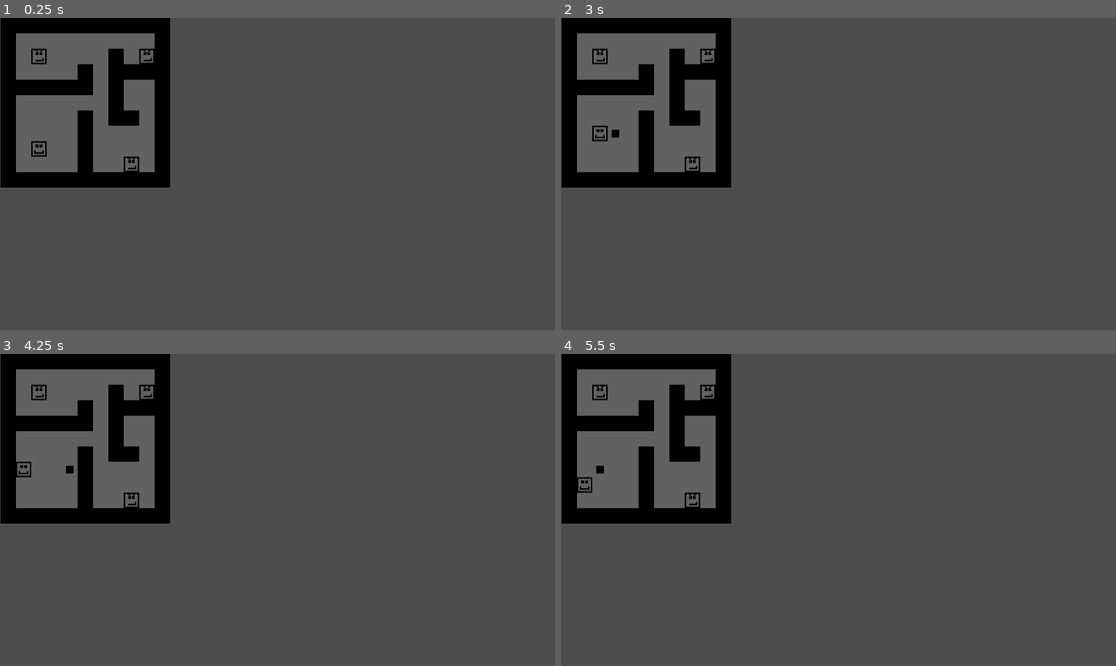
Above: before the commit, frames 1-4 (two rows, left to right).
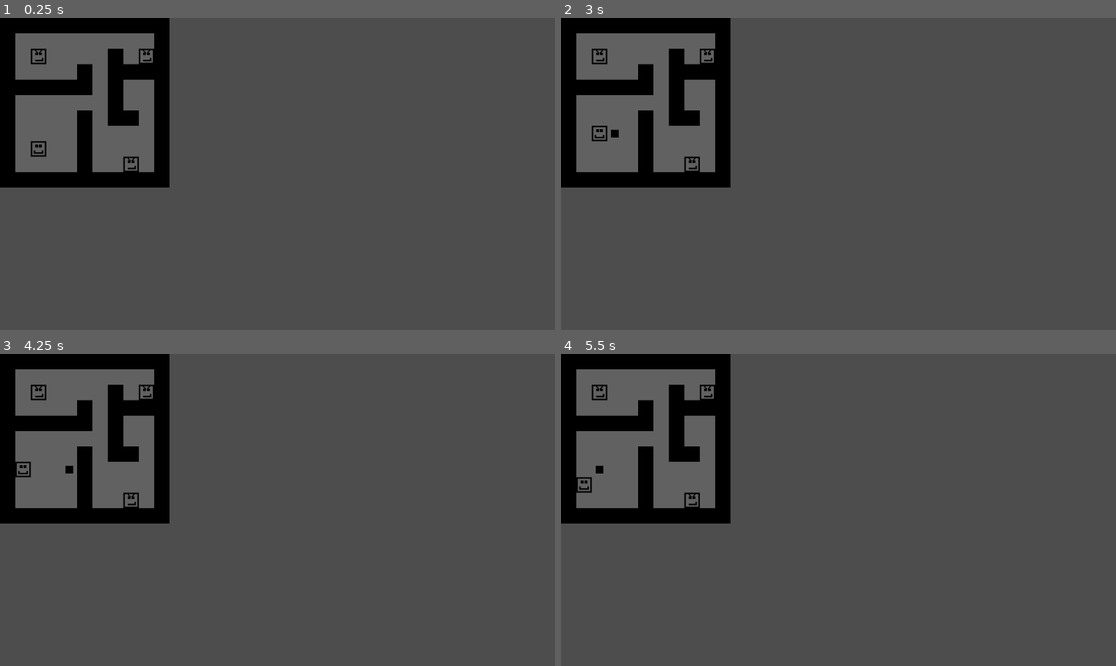
Above: after the commit, the same moments.

Repository: AT0M1X/TheHorseheadPact
Game: Godot game, scene res://scenes/main/Main.tscn
The game is run twice, just before and just after one commit, with the same random seed, the same clock (stepped at 60 frames per second) and the same inputs.
Inputs:
- Up to frame 1 (0.25 s): no input
- Up to frame 2 (3 s): tap Enter at 0.5, 2 s; hold D (move_right) 0.53-1.28 s; hold Space (shoot) 0.53-1.28 s; hold S (move_down) 1.28-2.03 s; tap Space (shoot) at 1.35, 2.85 s; hold D (move_right) 2.03-2.78 s; hold Space (shoot) 2.03-2.78 s; hold W (move_up) from 2.78 s (still down)
- Up to frame 3 (4.25 s): tap Enter at 3.5 s; release W (move_up) at 3.53 s; hold A (move_left) from 3.53 s (still down); hold Space (shoot) from 3.53 s (still down)
- Up to frame 4 (5.5 s): release Space (shoot) at 4.28 s; tap Space (shoot) at 4.35 s; release A (move_left) at 5.03 s; hold S (move_down) from 5.03 s (still down); hold Space (shoot) from 5.03 s (still down)

The runs differ from the first frame. In frame 1, 0.5% of the frame differs, in the area x 0-31%, y 0-55%; in frame 2, 0.5%; in frame 3, 0.5%; in frame 4, 0.5%.

Commit message:
Setup for test scene

Diff:
--- /dev/null
+++ b/scenes/levels/OpenTesting.tscn
@@ -0,0 +1,10 @@
+[gd_scene load_steps=2 format=3 uid="uid://g4o551dccng3"]
+
+[ext_resource type="PackedScene" uid="uid://54bo78tq7xld" path="res://scenes/actors/Enemy.tscn" id="1_2esdv"]
+
+[node name="OpenTesting" type="Node2D"]
+
+[node name="Enemy" parent="." instance=ExtResource("1_2esdv")]
+position = Vector2(128, 128)
+
+[node name="PlayerStart" type="Marker2D" parent="."]
--- a/scenes/main/Main.tscn
+++ b/scenes/main/Main.tscn
@@ -4,7 +4,6 @@
 [ext_resource type="PackedScene" uid="uid://6dl6r28p70da" path="res://scenes/actors/Player.tscn" id="3_dc040"]
 
 [node name="Main" type="Node2D"]
-position = Vector2(1, 0)
 script = ExtResource("1_u1xfj")
 
 [node name="LevelContainer" type="Node2D" parent="."]
--- a/scripts/main/Main.gd
+++ b/scripts/main/Main.gd
@@ -10,6 +10,7 @@
 	player = $Player
 	player.player_died.connect(_on_player_died)
 	load_level("res://scenes/levels/Level_01.tscn")
+	#load_level("res://scenes/levels/OpenTesting.tscn")
 
 func load_level(path):
 	if current_level_instance:
